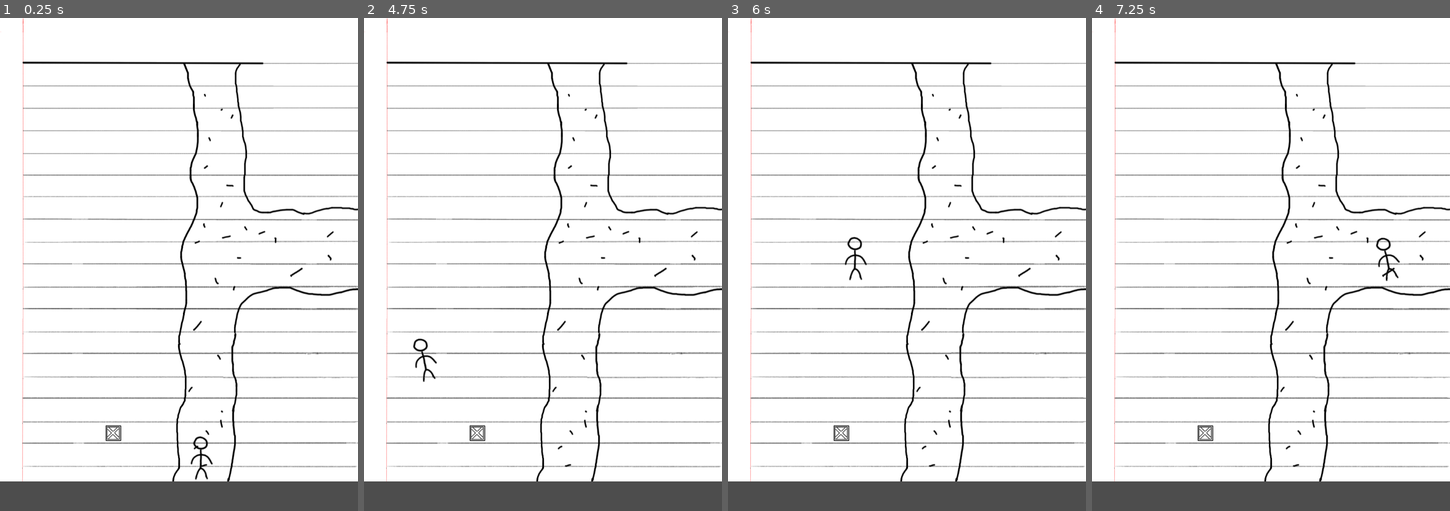
Above: before the commit, frames 1-4 (left to right).
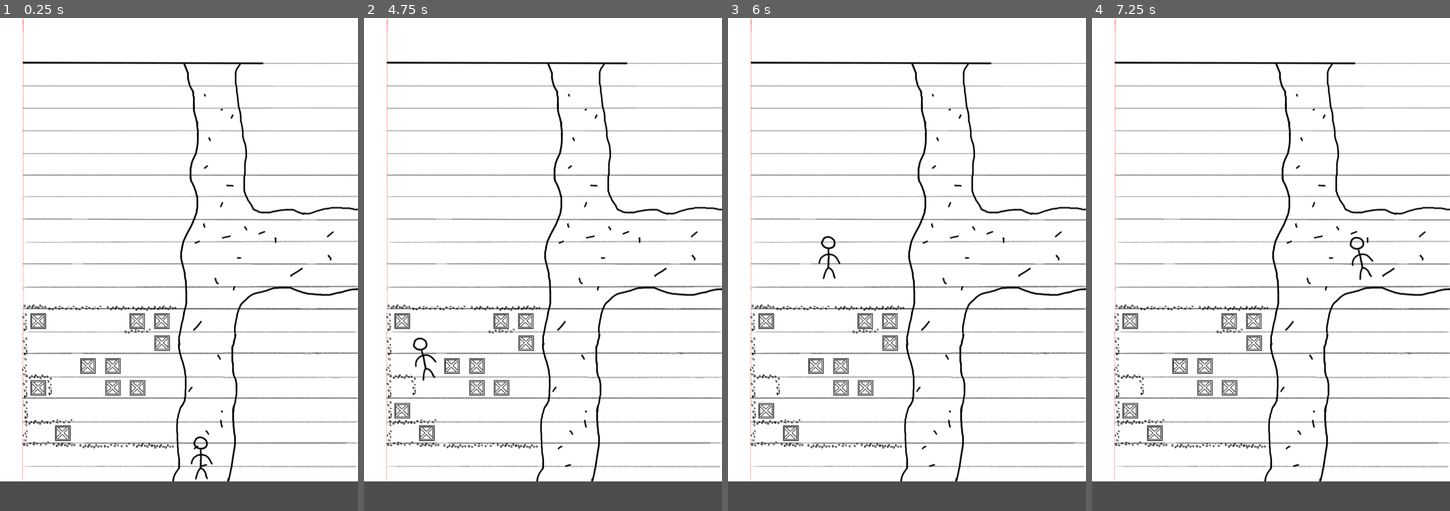
Above: after the commit, the same moments.

Repository: Anon214/SketchBookFantasy
Game: Godot game, scene res://Levels/SecondLevel.tscn
Same seed, same stepped clock (60 frames per second), same inputs: the game is played once before the commit and once after it. This scene is started directly instead of the project's main scene.
Inputs:
- Up to frame 1 (0.25 s): no input
- Up to frame 2 (4.75 s): tap Enter at 0.5 s; hold Up (ui_up) 0.53-2.03 s; hold Left (ui_left) 2.03-3.53 s; hold Down (ui_down) 3.53-4.28 s; tap Space at 4.25 s; hold Right (ui_right) from 4.28 s (still down)
- Up to frame 3 (6 s): release Right (ui_right) at 5.03 s; hold Up (ui_up) 5.03-5.78 s; hold Right (ui_right) from 5.78 s (still down)
- Up to frame 4 (7.25 s): keep holding Right (ui_right)

The runs differ from the first frame. In frame 1, 1.8% of the frame differs, in the area x 6-50%, y 58-88%; in frame 2, 1.9%; in frame 3, 2.1%, in the area x 6-50%, y 44-88%; in frame 4, 2.1%.

Commit message:
finished box puzzle

Diff:
--- a/Assets/Objects/Box.tscn
+++ b/Assets/Objects/Box.tscn
@@ -1,10 +1,25 @@
-[gd_scene load_steps=4 format=3 uid="uid://b5fhwe38jqo1g"]
+[gd_scene load_steps=9 format=3 uid="uid://b5fhwe38jqo1g"]
 
 [ext_resource type="Script" path="res://Scripts/Assets/Box.gd" id="1_c0p2x"]
 [ext_resource type="Texture2D" uid="uid://bdijnxh8wvwlk" path="res://Assets/PNG/box.png" id="1_t6xbr"]
 
 [sub_resource type="RectangleShape2D" id="RectangleShape2D_wf2m8"]
 size = Vector2(39.3194, 39.875)
+
+[sub_resource type="RectangleShape2D" id="RectangleShape2D_dtelt"]
+size = Vector2(3.88889, 33.3333)
+
+[sub_resource type="RectangleShape2D" id="RectangleShape2D_f6lcq"]
+size = Vector2(3.33333, 33.3333)
+
+[sub_resource type="RectangleShape2D" id="RectangleShape2D_wr7h6"]
+size = Vector2(32.2222, 3.33333)
+
+[sub_resource type="RectangleShape2D" id="RectangleShape2D_y5dnk"]
+size = Vector2(32.2222, 3.33334)
+
+[sub_resource type="RectangleShape2D" id="RectangleShape2D_nv41o"]
+size = Vector2(37.7778, 37.7778)
 
 [node name="Box" type="Area2D" groups=["Box"]]
 position = Vector2(-3, -2)
@@ -22,4 +37,43 @@
 position = Vector2(23.6736, 22.2847)
 shape = SubResource("RectangleShape2D_wf2m8")
 
+[node name="Left" type="Area2D" parent="."]
+collision_layer = 2
+
+[node name="CollisionShape2D" type="CollisionShape2D" parent="Left"]
+position = Vector2(5.83333, 22.2222)
+shape = SubResource("RectangleShape2D_dtelt")
+
+[node name="Right" type="Area2D" parent="."]
+collision_layer = 2
+
+[node name="CollisionShape2D" type="CollisionShape2D" parent="Right"]
+position = Vector2(41.6667, 22.2222)
+shape = SubResource("RectangleShape2D_f6lcq")
+
+[node name="Top" type="Area2D" parent="."]
+collision_layer = 2
+
+[node name="CollisionShape2D" type="CollisionShape2D" parent="Top"]
+position = Vector2(23.8889, 3.88889)
+shape = SubResource("RectangleShape2D_wr7h6")
+
+[node name="Bot" type="Area2D" parent="."]
+collision_layer = 2
+
+[node name="CollisionShape2D" type="CollisionShape2D" parent="Bot"]
+position = Vector2(23.8889, 40.5556)
+shape = SubResource("RectangleShape2D_y5dnk")
+
+[node name="Hard" type="StaticBody2D" parent="."]
+collision_layer = 2
+
+[node name="CollisionShape2D" type="CollisionShape2D" parent="Hard"]
+position = Vector2(23.3333, 22.2222)
+shape = SubResource("RectangleShape2D_nv41o")
+
 [connection signal="area_shape_entered" from="." to="." method="_on_area_shape_entered"]
+[connection signal="body_entered" from="Left" to="." method="_on_left_body_entered"]
+[connection signal="body_entered" from="Right" to="." method="_on_right_body_entered"]
+[connection signal="body_entered" from="Top" to="." method="_on_top_body_entered"]
+[connection signal="body_entered" from="Bot" to="." method="_on_bot_body_entered"]
--- a/Levels/SecondLevel.tscn
+++ b/Levels/SecondLevel.tscn
@@ -126,23 +126,22 @@
 
 [node name="Background" type="Sprite2D" parent="."]
 texture = ExtResource("1_18awa")
-metadata/_edit_group_ = true
 
 [node name="PuzzleArea" type="Node2D" parent="."]
 
 [node name="Pebbles" type="Node2D" parent="PuzzleArea"]
-visible = false
+position = Vector2(-44, 0)
 
 [node name="PebblesHor1" type="Sprite2D" parent="PuzzleArea/Pebbles"]
 position = Vector2(-37, 359.5)
 texture = ExtResource("3_vb0y3")
 
 [node name="PebblesHor2" type="Sprite2D" parent="PuzzleArea/Pebbles"]
-position = Vector2(3, 406.5)
+position = Vector2(-5, 406)
 texture = ExtResource("4_oxldb")
 
 [node name="PebblesHor3" type="Sprite2D" parent="PuzzleArea/Pebbles"]
-position = Vector2(163, 205.5)
+position = Vector2(170, 204)
 texture = ExtResource("4_oxldb")
 
 [node name="PebblesHor4" type="Sprite2D" parent="PuzzleArea/Pebbles"]
@@ -407,7 +406,7 @@
 [node name="BoxContainer" type="Node2D" parent="PuzzleArea"]
 
 [node name="Box" parent="PuzzleArea/BoxContainer" instance=ExtResource("6_l6ogr")]
-position = Vector2(-168, 402)
+position = Vector2(-169, 238)
 
 [node name="Player" parent="." instance=ExtResource("7_34qke")]
 position = Vector2(49, 464)
@@ -419,4 +418,39 @@
 position = Vector2(49.5, 516.5)
 shape = SubResource("RectangleShape2D_nky1i")
 
+[node name="PebblesHor1" type="Sprite2D" parent="."]
+position = Vector2(200, 413)
+texture = ExtResource("3_vb0y3")
+
+[node name="PebblesHor2" type="Sprite2D" parent="."]
+position = Vector2(206, 104)
+texture = ExtResource("3_vb0y3")
+
+[node name="Box" parent="." instance=ExtResource("6_l6ogr")]
+position = Vector2(-335, 287)
+
+[node name="Box2" parent="." instance=ExtResource("6_l6ogr")]
+position = Vector2(-281, 388)
+
+[node name="Box3" parent="." instance=ExtResource("6_l6ogr")]
+position = Vector2(-114, 288)
+
+[node name="Box4" parent="." instance=ExtResource("6_l6ogr")]
+position = Vector2(-169, 287)
+
+[node name="Box5" parent="." instance=ExtResource("6_l6ogr")]
+position = Vector2(-115, 138)
+
+[node name="Box6" parent="." instance=ExtResource("6_l6ogr")]
+position = Vector2(-63, 136)
+
+[node name="Box7" parent="." instance=ExtResource("6_l6ogr")]
+position = Vector2(-60, 187)
+
+[node name="Box8" parent="." instance=ExtResource("6_l6ogr")]
+position = Vector2(-224, 240)
+
+[node name="Box9" parent="." instance=ExtResource("6_l6ogr")]
+position = Vector2(-338, 140)
+
 [connection signal="body_entered" from="BotExit" to="BotExit" method="_on_body_entered"]
--- a/Scripts/Assets/Box.gd
+++ b/Scripts/Assets/Box.gd
@@ -2,38 +2,31 @@
 extends Area2D
 
 var area_index : int = 0
-var r : int = 0
-var c : int = 0
+var r : int = -1
+var c : int = -1
 @onready var grid_container = %GridContainer
 
 func _on_area_shape_entered(area_rid, area, area_shape_index, local_shape_index):
+	if area.name == "Left" or area.name == "Right" or area.name == "Top" or area.name == "Bot":
+		return
+
 	area_index = area_shape_index
-	calculate_matrix()
-	grid_container.set_boxes(self)
+	if r == -1:
+		calculate_matrix()
+		grid_container.set_box(self)
 
 func calculate_matrix():
 	r = int(area_index / 6)
 	c = area_index % 6
 
-func check_valid():
-	pass
+func _on_left_body_entered(body):
+	grid_container.set_box_left(r, c)
 
-
-func _on_left_body_entered(body):
-	if body is Player:
-		pass
-
+func _on_right_body_entered(body):
+	grid_container.set_box_right(r, c)
 
 func _on_top_body_entered(body):
-	if body is Player:
-		pass
+	grid_container.set_box_top(r, c)
 
-
-func _on_right_body_entered(body):
-	if body is Player:
-		pass
-
-
-func _on_down_body_entered(body):
-	if body is Player:
-		pass
+func _on_bot_body_entered(body):
+	grid_container.set_box_down(r, c)
--- a/Scripts/Assets/GridContainer.gd
+++ b/Scripts/Assets/GridContainer.gd
@@ -4,6 +4,8 @@
 @onready var children = get_children()
 @onready var collision_matrix = create_empty_collision_matrix()
 @onready var box_matrix = create_empty_box_matrix()
+var total : int = 0
+var rowToCol = {0:[], 1:[2, 3], 2:[1, 4], 3:[1, 2, 3, 4], 4:[1, 4], 5:[]}
 
 func create_empty_collision_matrix():
 	var matrix = []
@@ -24,14 +26,75 @@
 		matrix.append(array)
 	return matrix
 
-func set_boxes(box: Box):
+
+func invalid(r, c):
+	if r < 0 or c < 0 or r > 5 or c > 5 or box_matrix[r][c]:
+		return true
+	return false
+
+func set_box(box: Box):
 	var r = box.r
 	var c = box.c
 	box_matrix[r][c] = box
-	print(r, c)
 
 	var pos = collision_matrix[r][c].position
-	pos.x -= 56
+	pos.x -= 57
 	pos.y -= 16
 
 	box.position = pos
+
+	if c in rowToCol[r]:
+		total += 1
+
+	if total == 10:
+		print("win")
+
+
+
+func moved_outside_ans(r, c):
+	if c in rowToCol[r]:
+		total -= 1
+
+func set_box_left(r, c): #0,1
+	if invalid(r, c + 1):
+		return
+
+	moved_outside_ans(r, c)
+
+	var box = box_matrix[r][c]
+	box_matrix[r][c] = 0
+	box.c = box.c + 1
+	set_box(box)
+
+func set_box_right(r, c):
+	if invalid(r, c - 1):
+		return
+
+	moved_outside_ans(r, c)
+
+	var box = box_matrix[r][c]
+	box_matrix[r][c] = 0
+	box.c = box.c - 1
+	set_box(box)
+
+func set_box_top(r, c):
+	if invalid(r + 1, c):
+		return
+
+	moved_outside_ans(r, c)
+
+	var box = box_matrix[r][c]
+	box_matrix[r][c] = 0
+	box.r = box.r + 1
+	set_box(box)
+
+func set_box_down(r, c):
+	if invalid(r - 1, c):
+		return
+
+	moved_outside_ans(r, c)
+
+	var box = box_matrix[r][c]
+	box_matrix[r][c] = 0
+	box.r = box.r - 1
+	set_box(box)
